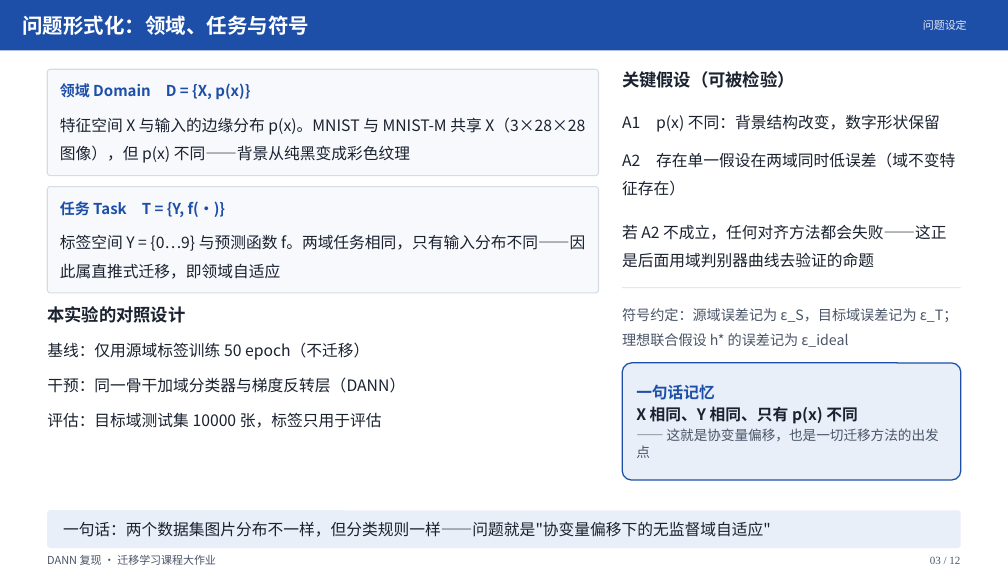
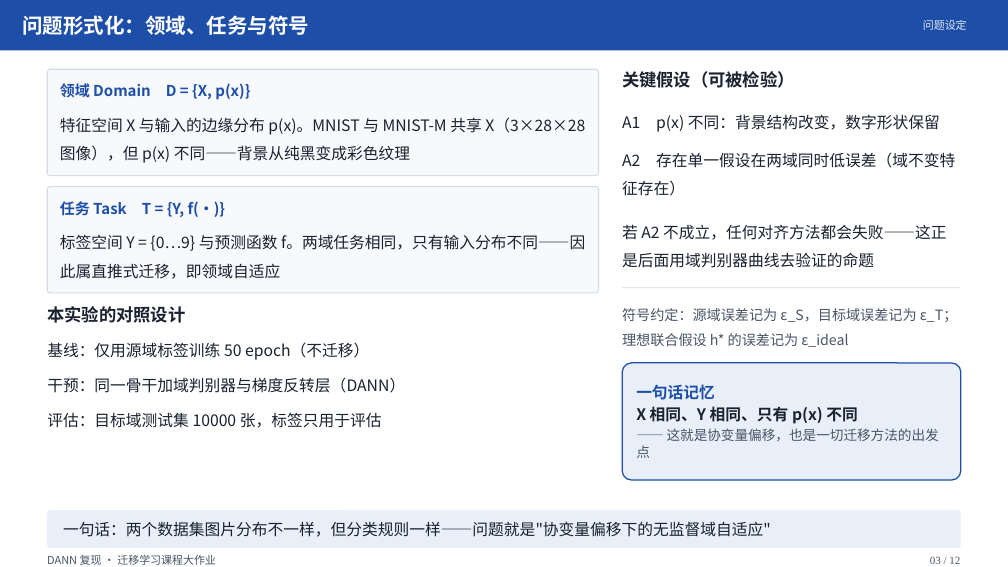
Before and after one commit to IsukaShinji/2026-fall-transfer-learning, a slide deck: slide 3 of 个人展示/汇报/DANN域自适应汇报/DANN域自适应汇报.pptx. Drawn at 1008x567 pixels with LibreOffice and Linux fonts; fonts in the diff are those of the drawing. Boxes give left, top, right and bottom in pixels: in the first picture for what was removed or moved away, otherwise in the second. Text is boxed around its words. In the diff, an @@ line names an element or a change of style, - is before the commit and + after.

```diff
--- a/个人展示/汇报/DANN域自适应汇报/DANN域自适应汇报.pptx
+++ b/个人展示/汇报/DANN域自适应汇报/DANN域自适应汇报.pptx
@@ text at (47, 377, 405, 393): text changed @@
-干预：同一骨干加域分类器与梯度反转层（DANN）
+干预：同一骨干加域判别器与梯度反转层（DANN）
```
Also in this commit, not shown: 2 other slides changed, 1 other file.
